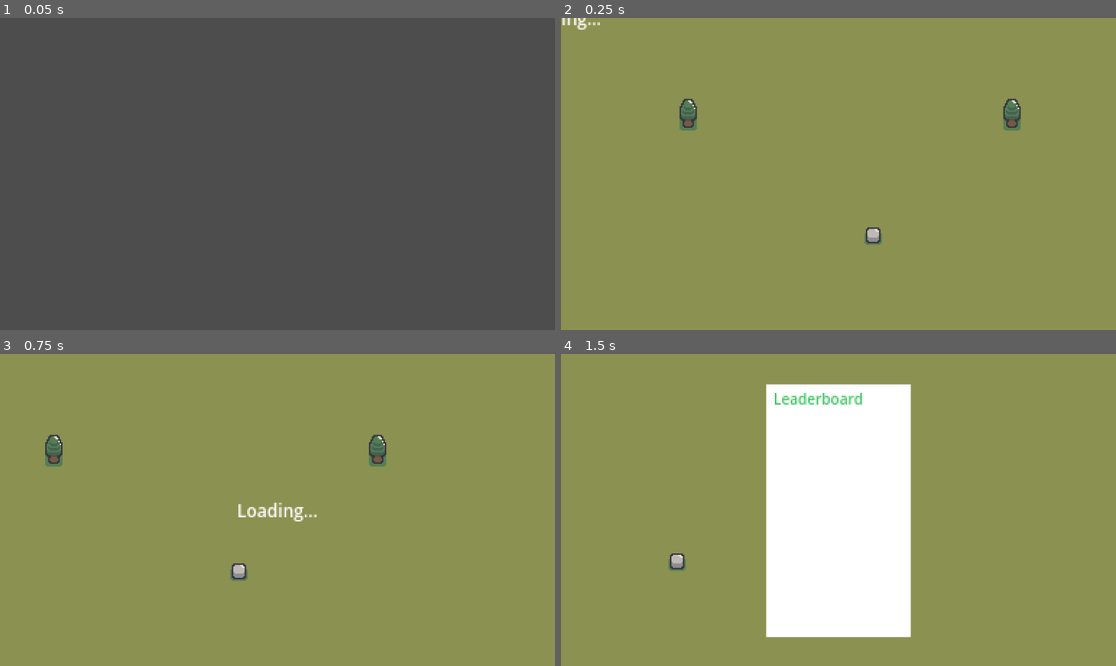
Above: before the commit, frames 1-4 (two rows, left to right).
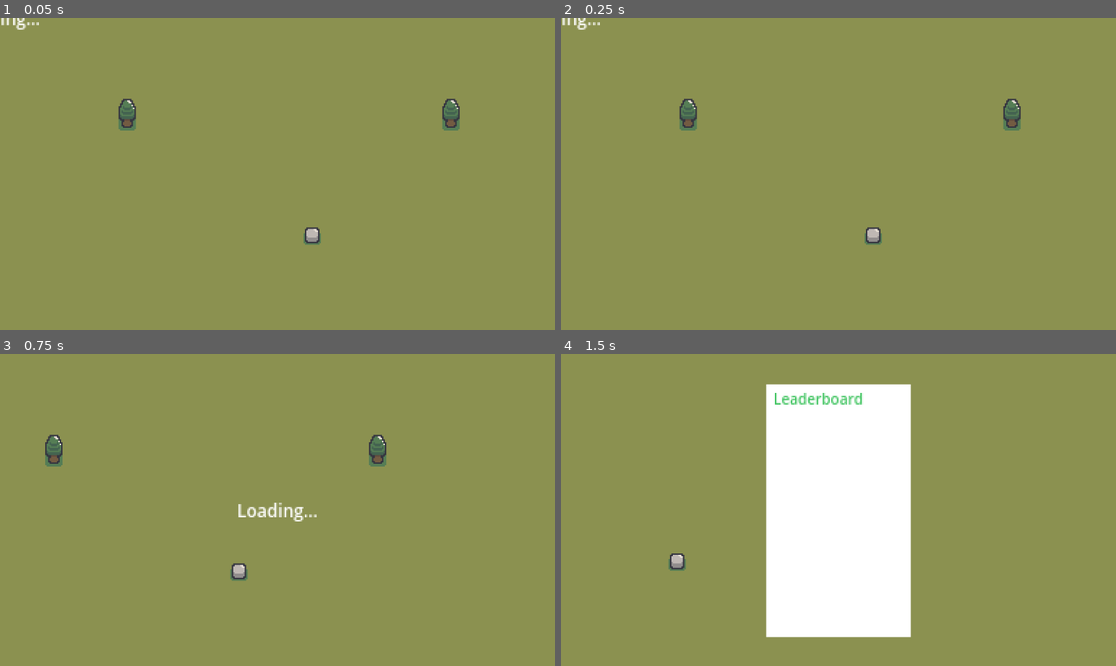
Above: after the commit, the same moments.

Repository: Sapiet1/GameProjects
Game: Godot game, scene res://main.tscn
The game is run twice, just before and just after one commit, with the same random seed, the same clock (stepped at 60 frames per second) and the same inputs. This scene is started directly instead of the project's main scene.
Inputs (mouse positions are in pixels of both pictures, inside the frame that each line leads up to):
- Up to frame 1 (0.05 s): no input
- Up to frame 2 (0.25 s): no input
- Up to frame 3 (0.75 s): tap Enter at 0.5 s; move the mouse to (399, 494) at 0.52 s; tap B at 0.6 s; click (399, 494) at 0.67 s
- Up to frame 4 (1.5 s): move the mouse to (727, 525) at 1.27 s; tap M at 1.35 s; click (727, 525) at 1.42 s

The runs differ from the first frame. In frame 1, 100% of the frame differs, in the area x 0-100%, y 0-100%; in frame 2, nothing differs; in frame 3, nothing differs; in frame 4, nothing differs.
Error in both runs: Invalid access to property or key '<null>' on a base object of type 'Nil'. (res://main.gd:43)

Commit message:
minor changes

Diff:
--- a/Conquest/globals.gd
+++ b/Conquest/globals.gd
@@ -1,5 +1,6 @@
 extends Node
 
-var URL = "https://vangc24.pythonanywhere.com"
+# var URL = "https://vangc24.pythonanywhere.com"
+var URL = "http://127.0.0.1:9001"
 var nonce
 var unique_id
--- a/Conquest/main.gd
+++ b/Conquest/main.gd
@@ -61,6 +61,8 @@
 		main_square_info.change_square(click_end, player_owner, click_start, players[Globals.unique_id])
 		main_square_info.visible = true
 	elif event is InputEventKey and event.is_released() and event.keycode == KEY_ESCAPE:
+		main_square_info.visible = false
+	elif event is InputEventMouseButton and event.is_released() and event.button_index == MOUSE_BUTTON_RIGHT:
 		main_square_info.visible = false
 	elif event is InputEventKey and event.is_released() and event.keycode == KEY_B:
 		move_to_position()
Not shown, changed: docs/conquest/Conquest.html
Not shown, changed: docs/conquest/Conquest.pck
